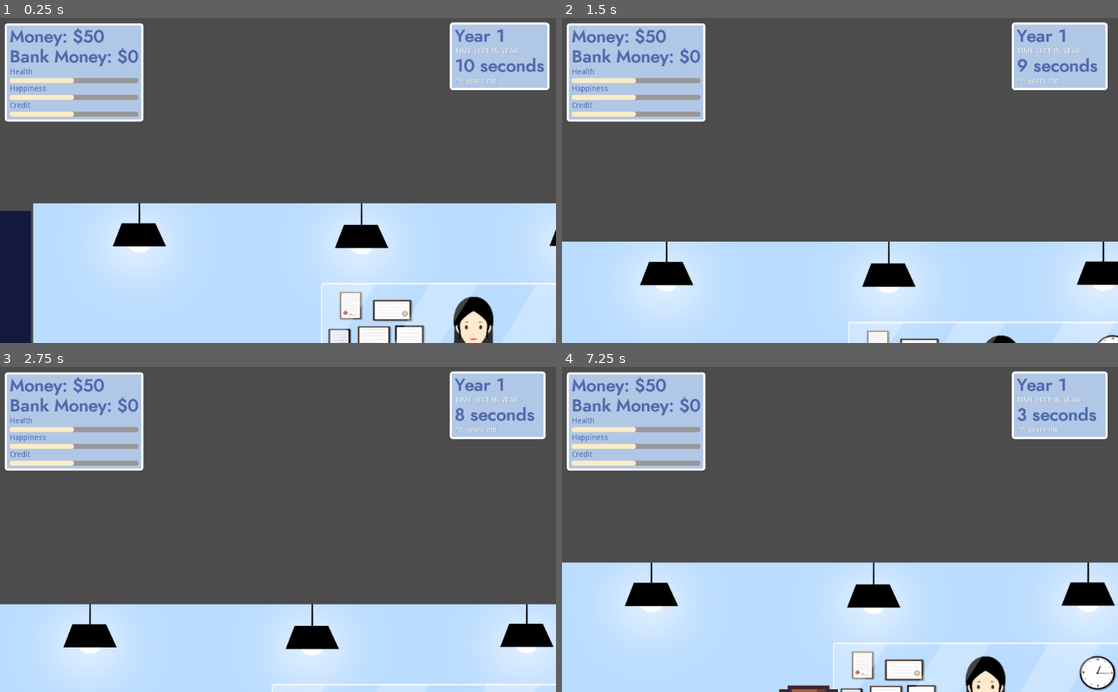
Above: before the commit, frames 1-4 (two rows, left to right).
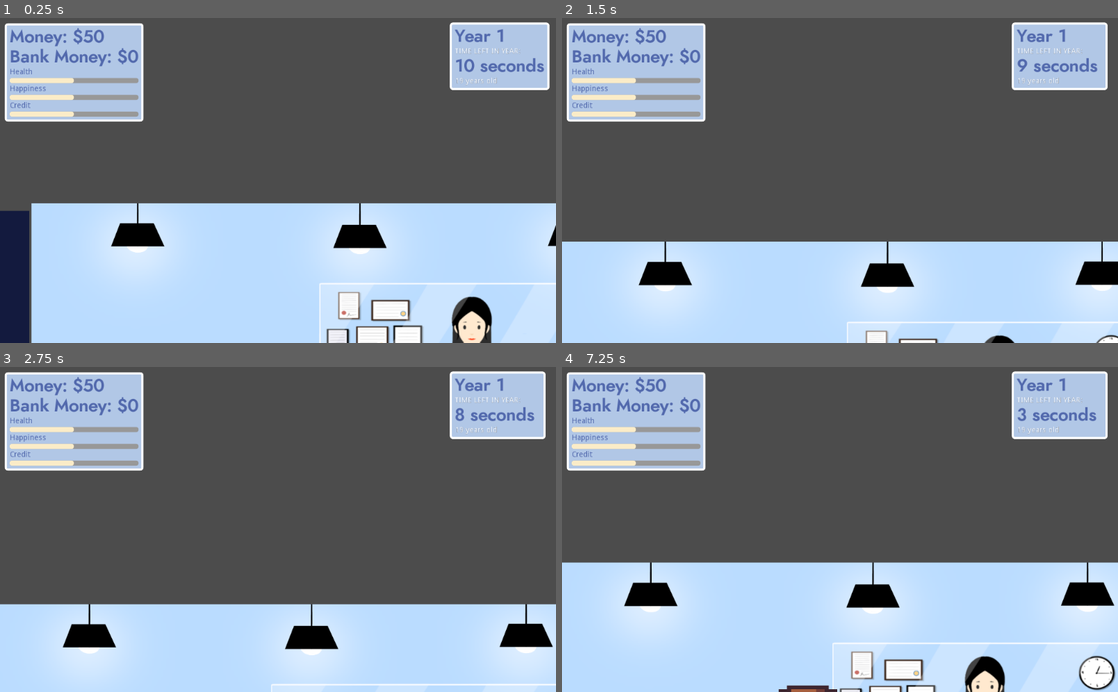
Above: after the commit, the same moments.

Repository: AndrewYeh1/Finance-game
Game: Godot game, scene res://building_interior/bank/BankInt.tscn
Same seed, same stepped clock (60 frames per second), same inputs: the game is played once before the commit and once after it. This scene is started directly instead of the project's main scene.
Inputs (mouse positions are in pixels of both pictures, inside the frame that each line leads up to):
- Up to frame 1 (0.25 s): no input
- Up to frame 2 (1.5 s): move the mouse to (962, 164) at 0.52 s; hold Space 0.53-1.28 s; hold Right (move_right) from 0.53 s (still down); tap Up (jump) at 0.77 s; move the mouse to (728, 196) at 1.27 s; tap Space at 1.35 s
- Up to frame 3 (2.75 s): tap Up (jump) at 1.52 s; move the mouse to (333, 458) at 2.02 s; release Right (move_right) at 2.03 s; hold Left (move_left) from 2.03 s (still down); hold Space from 2.03 s (still down)
- Up to frame 4 (7.25 s): move the mouse to (812, 594) at 2.77 s; release Left (move_left) at 2.78 s; release Space at 2.78 s; hold Right (move_right) 2.78-4.28 s; tap Space at 2.85, 4.35, 5.85 s; tap Up (jump) at 3.02, 3.77, 4.52, 6.02, 6.77 s; move the mouse to (1006, 578) at 3.52 s; hold Space 3.53-4.28 s; move the mouse to (673, 480) at 4.27 s; hold Left (move_left) 4.28-5.03 s; move the mouse to (867, 529) at 5.02 s; hold Right (move_right) 5.03-5.78 s; hold Space 5.03-5.78 s; move the mouse to (756, 448) at 5.77 s; hold Left (move_left) from 5.78 s (still down); move the mouse to (962, 513) at 6.52 s; hold Space from 6.53 s (still down)

The runs differ from the first frame. In frame 1, 1.5% of the frame differs, in the area x 5-100%, y 56-100%; in frame 2, 0.4%; in frame 3, 0.2%; in frame 4, 0.8%.

Commit message:
Adjusting some stuff, redowload it pls

Diff:
--- a/building_interior/bank/BankInt.gd
+++ b/building_interior/bank/BankInt.gd
@@ -6,7 +6,7 @@
 
 # Called when the node enters the scene tree for the first time.
 func _ready():
-	$player/Camera2D.limit_left = 0
+	$player/Camera2D.limit_left = 5
 	$player/Camera2D.limit_right = 1425
 	$player/Camera2D.limit_top = 0
 	$player/Camera2D.limit_bottom = 0
--- a/building_interior/school/school.tscn
+++ b/building_interior/school/school.tscn
@@ -4,7 +4,7 @@
 [ext_resource path="res://data/tileset.png" type="Texture" id=2]
 [ext_resource path="res://data/buildingInterior/LEFTDOOR.PNG" type="Texture" id=3]
 [ext_resource path="res://data/buildingInterior/SCHOOLINTERIORBACKGROUND.PNG" type="Texture" id=4]
-[ext_resource path="res://menuScenes/schoolMenu.tscn" type="PackedScene" id=5]
+[ext_resource path="res://menuScenes/school/schoolMenu.tscn" type="PackedScene" id=5]
 [ext_resource path="res://stats/timer.tscn" type="PackedScene" id=6]
 [ext_resource path="res://fade/newyear.tscn" type="PackedScene" id=7]
 [ext_resource path="res://actors/player.tscn" type="PackedScene" id=8]
@@ -99,11 +99,12 @@
 margin_right = 233.444
 margin_bottom = 159.129
 
-[node name="schoolMenu" parent="CanvasLayer" instance=ExtResource( 5 )]
+[node name="Control" parent="CanvasLayer" instance=ExtResource( 5 )]
 visible = false
-margin_left = 88.0
-margin_top = -8.0
-margin_right = 152.406
-margin_bottom = -7.99994
+margin_left = 120.0
+margin_top = 56.0
+margin_right = 120.0
+margin_bottom = 56.0
+rect_scale = Vector2( 0.9, 0.9 )
 [connection signal="timeout" from="CanvasLayer/time" to="." method="_on_time_timeout"]
 [connection signal="transitioned" from="CanvasLayer/newyeartransition" to="CanvasLayer/time" method="_on_newyeartransition_transitioned"]
--- a/menuScenes/bank/bankMenu.tscn
+++ b/menuScenes/bank/bankMenu.tscn
@@ -23,7 +23,6 @@
 }
 
 [node name="Deposit and Withdraw" type="Tabs" parent="BankContainer"]
-visible = false
 anchor_right = 1.0
 anchor_bottom = 1.0
 margin_top = 43.0
@@ -203,6 +202,7 @@
 }
 
 [node name="Liabilities" type="Tabs" parent="BankContainer"]
+visible = false
 anchor_right = 1.0
 anchor_bottom = 1.0
 margin_top = 43.0
--- a/menuScenes/schoolMenu.tscn
+++ b/menuScenes/school/schoolMenu.tscn
@@ -1,15 +1,11 @@
 [gd_scene load_steps=7 format=2]
 
 [ext_resource path="res://theme.tres" type="Theme" id=1]
-[ext_resource path="res://menuScenes/Enroll.gd" type="Script" id=2]
+[ext_resource path="res://menuScenes/school/Enroll.gd" type="Script" id=2]
 [ext_resource path="res://renner-small.tres" type="DynamicFont" id=3]
-[ext_resource path="res://menuScenes/Classes.gd" type="Script" id=4]
-[ext_resource path="res://menuScenes/Attend Class.gd" type="Script" id=5]
-[ext_resource path="res://menuScenes/TabContainer.gd" type="Script" id=6]
-
-
-
-
+[ext_resource path="res://menuScenes/school/Classes.gd" type="Script" id=4]
+[ext_resource path="res://menuScenes/school/Attend Class.gd" type="Script" id=5]
+[ext_resource path="res://menuScenes/school/TabContainer.gd" type="Script" id=6]
 
 [node name="Control" type="Control"]
 anchor_right = 1.0
@@ -26,10 +22,10 @@
 }
 
 [node name="TabContainer" type="TabContainer" parent="."]
-margin_left = 7.0
-margin_top = 7.0
-margin_right = 821.0
-margin_bottom = 555.0
+margin_left = 8.0
+margin_top = -3.0
+margin_right = 1004.0
+margin_bottom = 557.0
 tab_align = 0
 script = ExtResource( 6 )
 __meta__ = {
@@ -37,7 +33,6 @@
 }
 
 [node name="Enroll" type="Tabs" parent="TabContainer"]
-visible = false
 anchor_right = 1.0
 anchor_bottom = 1.0
 margin_top = 43.0
@@ -111,7 +106,7 @@
 
 [node name="VBoxContainer2" type="VBoxContainer" parent="TabContainer/Enroll/HBoxContainer"]
 margin_left = 359.0
-margin_right = 702.0
+margin_right = 756.0
 margin_bottom = 449.0
 size_flags_horizontal = 3
 size_flags_vertical = 3
@@ -119,7 +114,7 @@
 
 [node name="Title" type="Label" parent="TabContainer/Enroll/HBoxContainer/VBoxContainer2"]
 margin_top = 177.0
-margin_right = 343.0
+margin_right = 397.0
 margin_bottom = 210.0
 __meta__ = {
 "_edit_use_anchors_": false
@@ -127,7 +122,7 @@
 
 [node name="Info" type="Label" parent="TabContainer/Enroll/HBoxContainer/VBoxContainer2"]
 margin_top = 214.0
-margin_right = 343.0
+margin_right = 397.0
 margin_bottom = 271.0
 custom_fonts/font = ExtResource( 3 )
 text = "
@@ -138,6 +133,7 @@
 }
 
 [node name="Attend Class" type="Tabs" parent="TabContainer"]
+visible = false
 anchor_right = 1.0
 anchor_bottom = 1.0
 margin_top = 43.0
Not shown, changed: .mono/metadata/ide_messaging_meta.txt
Not shown: 1 places in menuScenes/bank/bankMenu.tscn that only renumber resources
Renamed: menuScenes/Attend Class.gd -> menuScenes/school/Attend Class.gd
Renamed: menuScenes/Classes.gd -> menuScenes/school/Classes.gd
Renamed: menuScenes/Enroll.gd -> menuScenes/school/Enroll.gd
Renamed: menuScenes/TabContainer.gd -> menuScenes/school/TabContainer.gd
